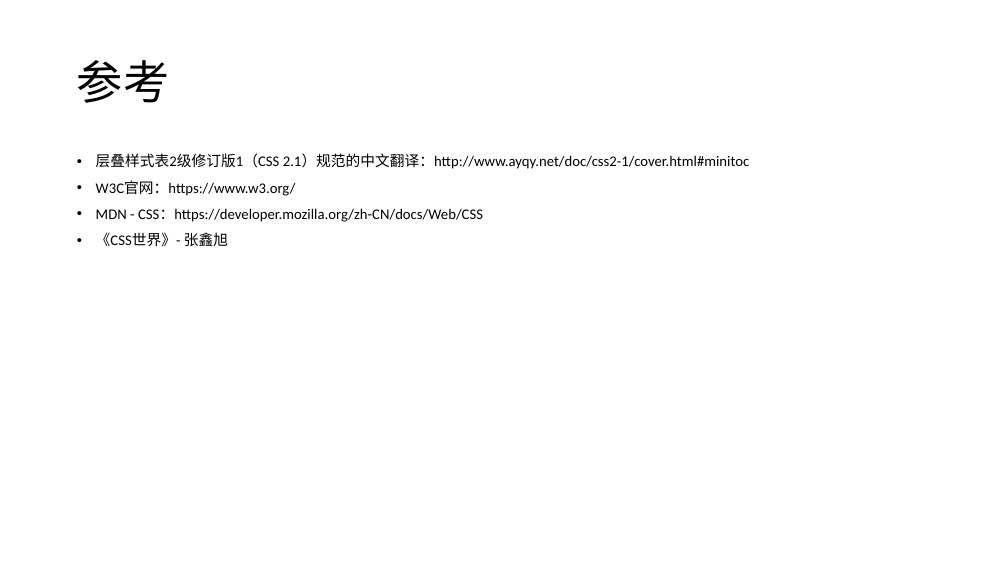
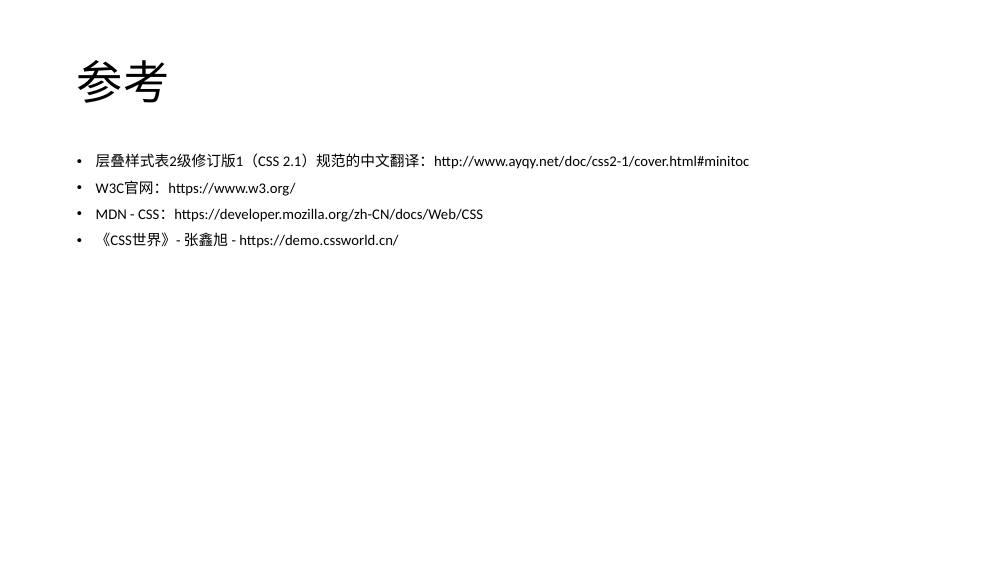
Before and after one commit to FBmm/Frontend-blog, a slide deck: slide 23 of CSS/css分享/css分享 - 常见CSS布局最佳实践.pptx (slide 15 before the commit). Drawn at 1008x567 pixels with LibreOffice and Linux fonts; fonts in the diff are those of the drawing. Boxes give left, top, right and bottom in pixels: in the first picture for what was removed or moved away, otherwise in the second. Text is boxed around its words. In the diff, an @@ line names an element or a change of style, - is before the commit and + after.

```diff
--- a/CSS/css分享/css分享 - 常见CSS布局最佳实践.pptx
+++ b/CSS/css分享/css分享 - 常见CSS布局最佳实践.pptx
@@ text at <box>96,232,398,248</box>: text changed @@
-• 《CSS世界》- 张鑫旭
+• 《CSS世界》- 张鑫旭 - https://demo.cssworld.cn/
```
Also in this commit, not shown: 11 other slides changed, 8 slides added, 16 other files.
